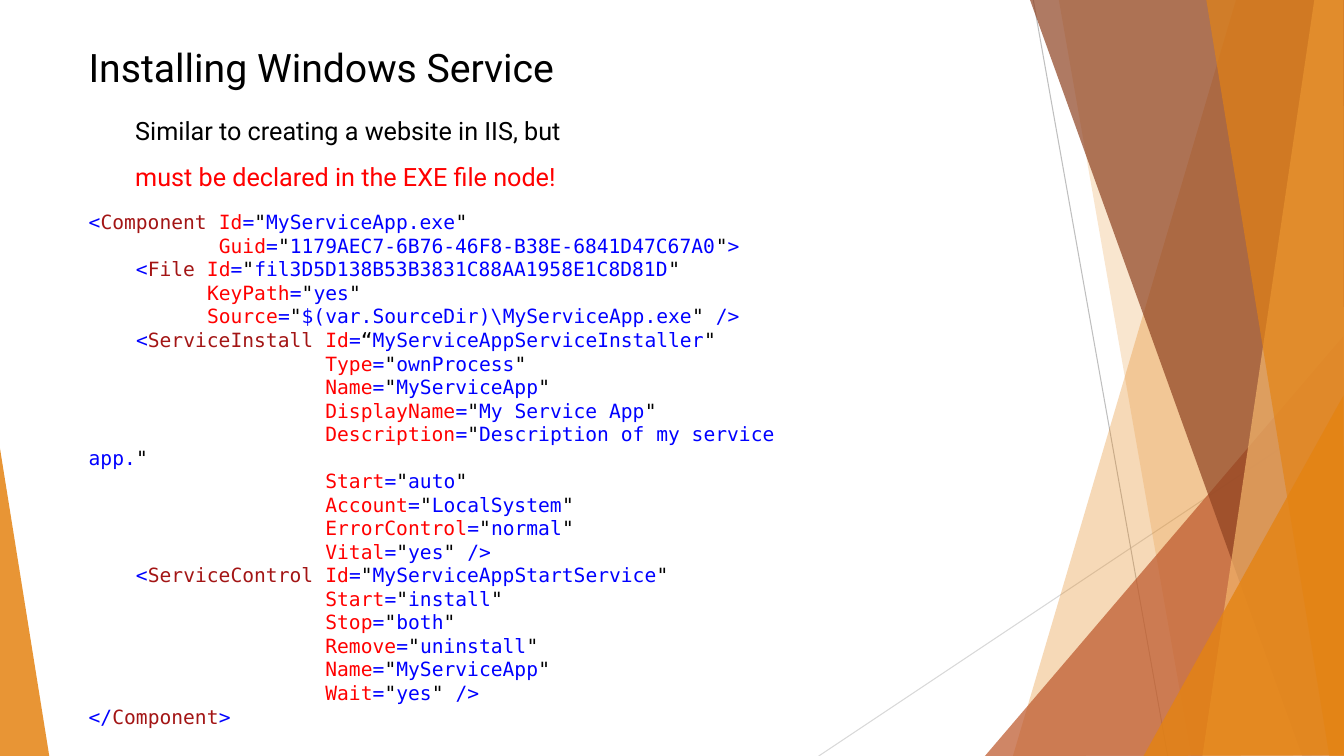
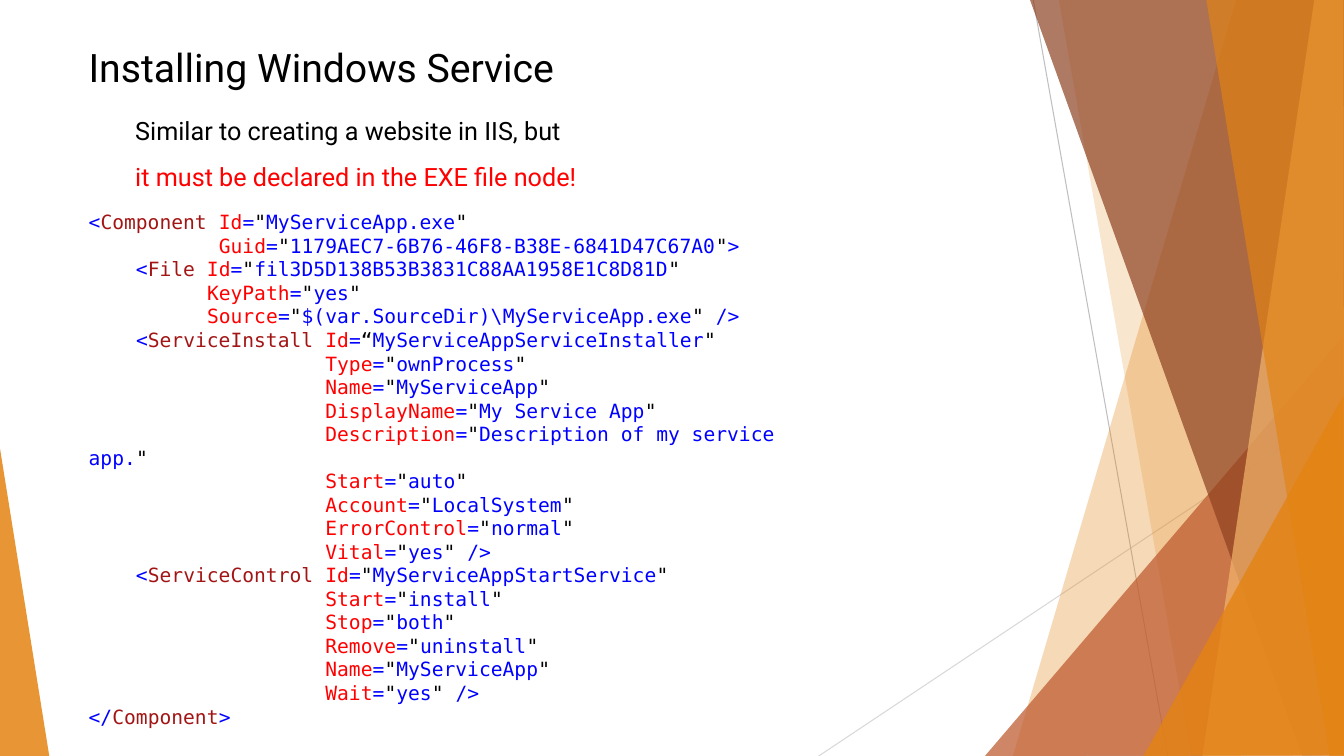
Before and after one commit to BinaryStudioAcademy/WixGettingStartedCourse, a slide deck: slide 6 of Part 3/WiX Part 3.pptx. Drawn at 1344x756 pixels with LibreOffice and Linux fonts; fonts in the diff are those of the drawing. Boxes give left, top, right and bottom in pixels: in the first picture for what was removed or moved away, otherwise in the second. Text is boxed around its words. In the diff, an @@ line names an element or a change of style, - is before the commit and + after.

```diff
--- a/Part 3/WiX Part 3.pptx
+++ b/Part 3/WiX Part 3.pptx
@@ text at (135, 167, 576, 187): text changed @@
-must be declared in the EXE file node!
+it must be declared in the EXE file node!
```
Also in this commit, not shown: 3 slides added, 4 other files.
